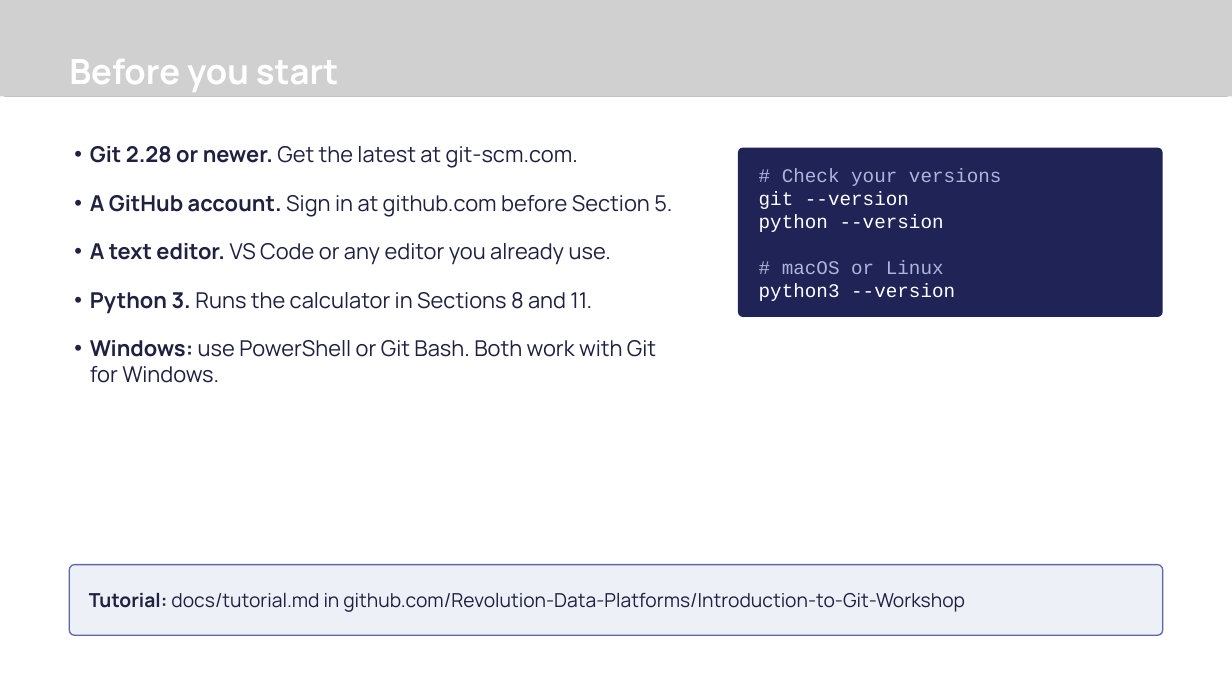
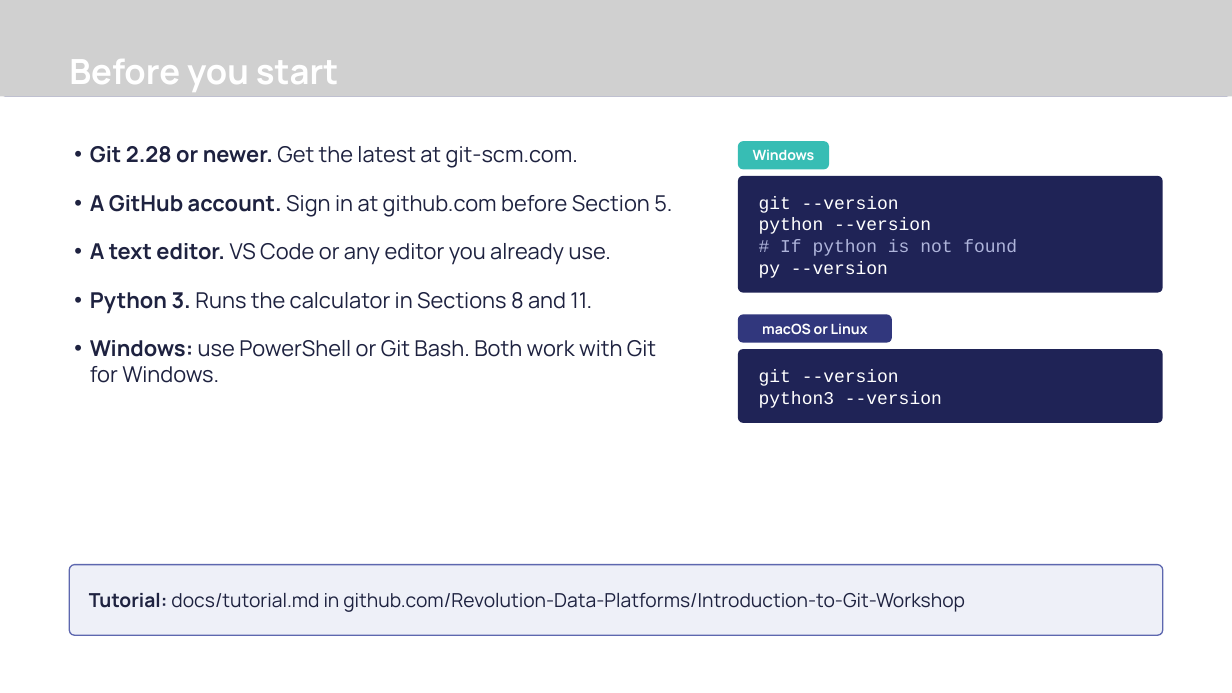
Before and after one commit to Revolution-Data-Platforms/Introduction-to-Git-Workshop, a slide deck: slide 3 of presentation/introduction-to-git-workshop.pptx. Drawn at 1232x693 pixels with LibreOffice and Linux fonts; fonts in the diff are those of the drawing; grey boxes stand for pictures; background and template pictures are left out. Boxes give left, top, right and bottom in pixels: in the first picture for what was removed or moved away, otherwise in the second. Text is boxed around its words. In the diff, an @@ line names an element or a change of style, - is before the commit and + after.

Commit message:
docs(workshop): teach Conventional Commits
Commit messages, the pull request title and the check-in assessment now follow the Conventional Commits standard, with a new slide in each deck and real examples from this repository. PowerShell commands that differ from Git Bash appear in their own labelled blocks, and the commit history diagram uses the new message style.

```diff
--- a/presentation/introduction-to-git-workshop.pptx
+++ b/presentation/introduction-to-git-workshop.pptx
@@ rounded rectangle added at (x1=738, y1=141, x2=829, y2=169), fill #37BDB4, 16.5 pt, text #FFFFFF, bold @@
+Windows
@@ rounded rectangle "git --version" resized from (x1=738, y1=148, x2=1163, y2=317) to (x1=738, y1=176, x2=1163, y2=293) @@
@@ rounded rectangle "git --version" at (x1=738, y1=176, x2=1163, y2=293): proportions changed @@
@@ text in rounded rectangle at (x1=782, y1=168, x2=1002, y2=186): paragraph removed @@
-# Check your versions
@@ text in rounded rectangle at (x1=759, y1=196, x2=931, y2=234): size 22.5 to 21 pt in "git --version", "python --version" @@
@@ text in rounded rectangle at (x1=759, y1=240, x2=1017, y2=278): text changed; size 22.5 to 21 pt; text colour #FFFFFF to #AEB4DA @@
-# macOS or Linux
-python3 --version
+# If python is not found
+py --version
@@ rounded rectangle added at (x1=738, y1=314, x2=892, y2=342), fill #31377D, 16.5 pt, text #FFFFFF, bold @@
+macOS or Linux
@@ rounded rectangle added at (x1=738, y1=349, x2=1163, y2=423), fill #1F2356, 21 pt, text #FFFFFF @@
+git --version
+python3 --version
```
Also in this commit, not shown: 5 other slides changed, 1 slide added, 8 other files.
